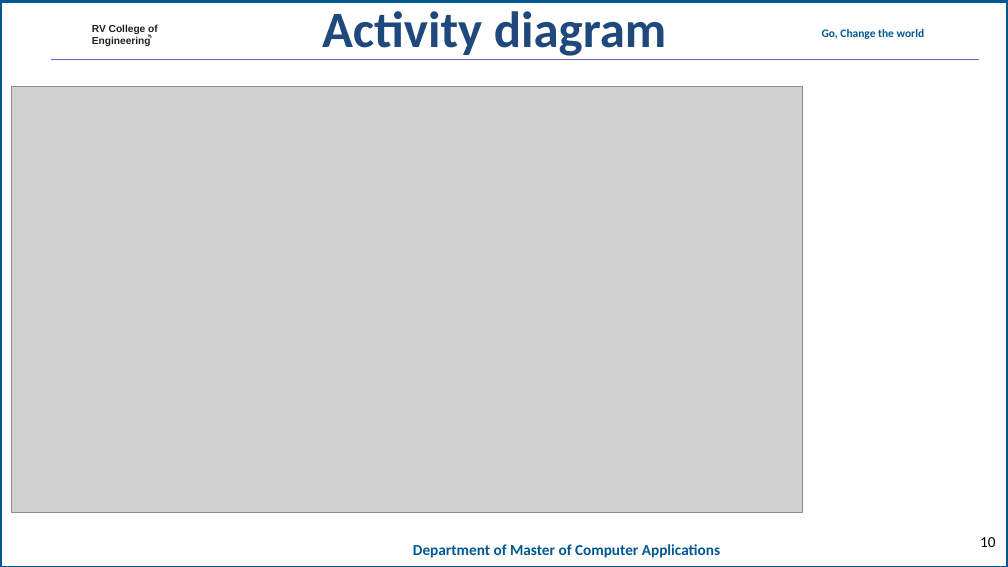
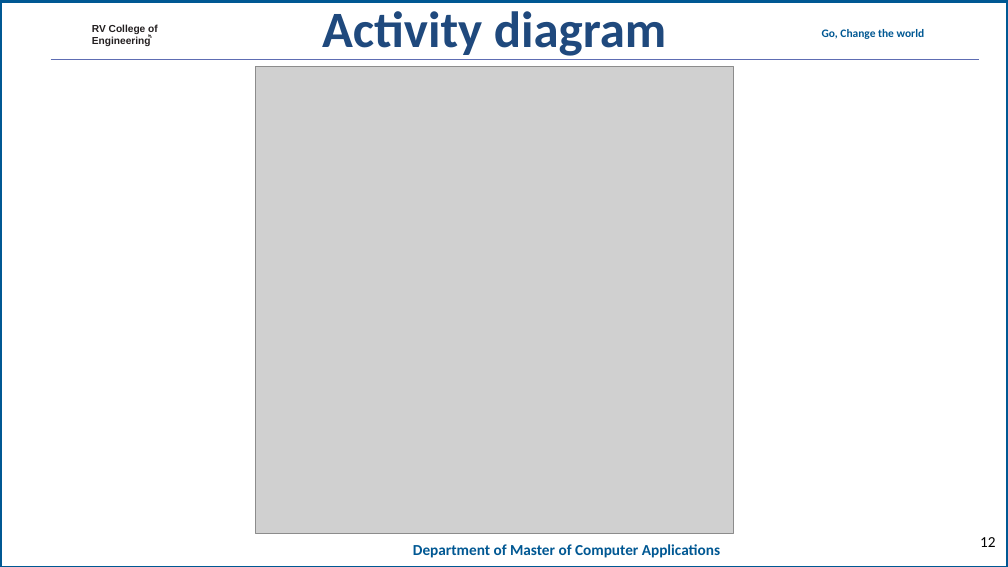
Before and after one commit to mohanrockz/Minor-Project, a slide deck: slide 12 of 20mca36-Minor Project_Phase 2_template11.ppt (slide 10 before the commit). Drawn at 1008x567 pixels with LibreOffice and Linux fonts; fonts in the diff are those of the drawing; grey boxes stand for pictures; background and template pictures are left out. Boxes give left, top, right and bottom in pixels: in the first picture for what was removed or moved away, otherwise in the second. Text is boxed around its words. In the diff, an @@ line names an element or a change of style, - is before the commit and + after.

```diff
--- a/20mca36-Minor Project_Phase 2_template11.ppt
+++ b/20mca36-Minor Project_Phase 2_template11.ppt
@@ picture: place and size @@
-picture at box(11, 86, 802, 512)
+picture at box(255, 66, 733, 533)
@@ page number at box(980, 537, 995, 547): text changed @@
-10
+12
```
Also in this commit, not shown: 7 other slides changed, 3 slides added, 1 slide removed.
